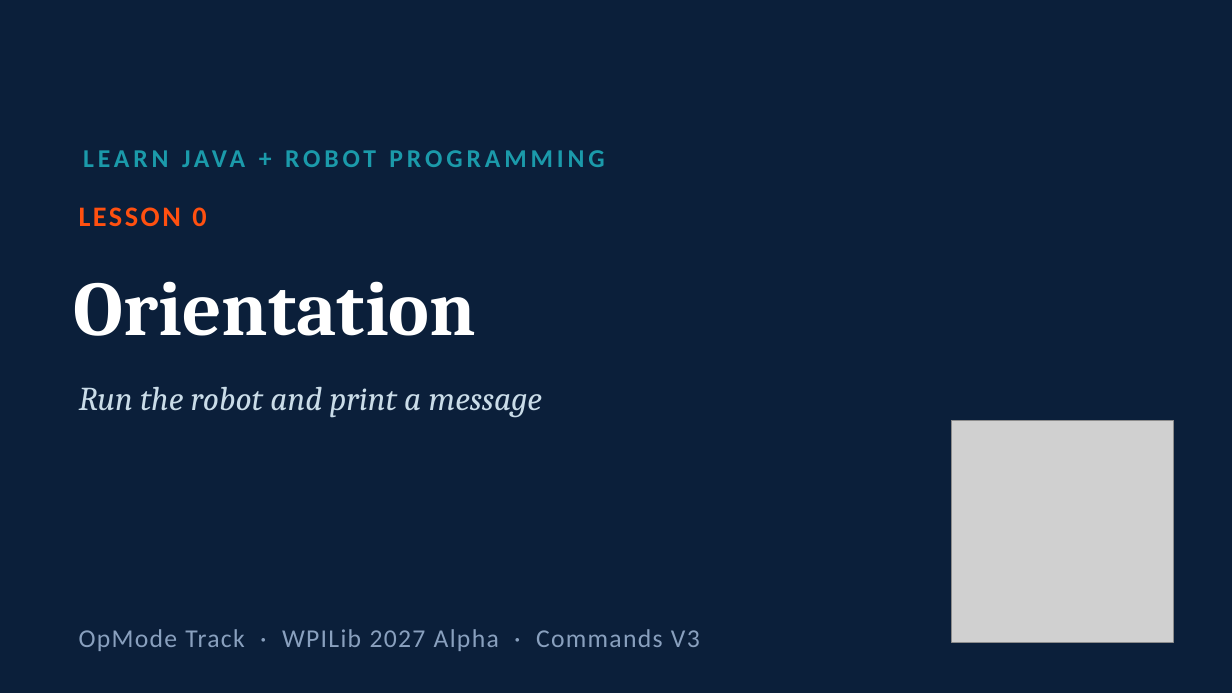
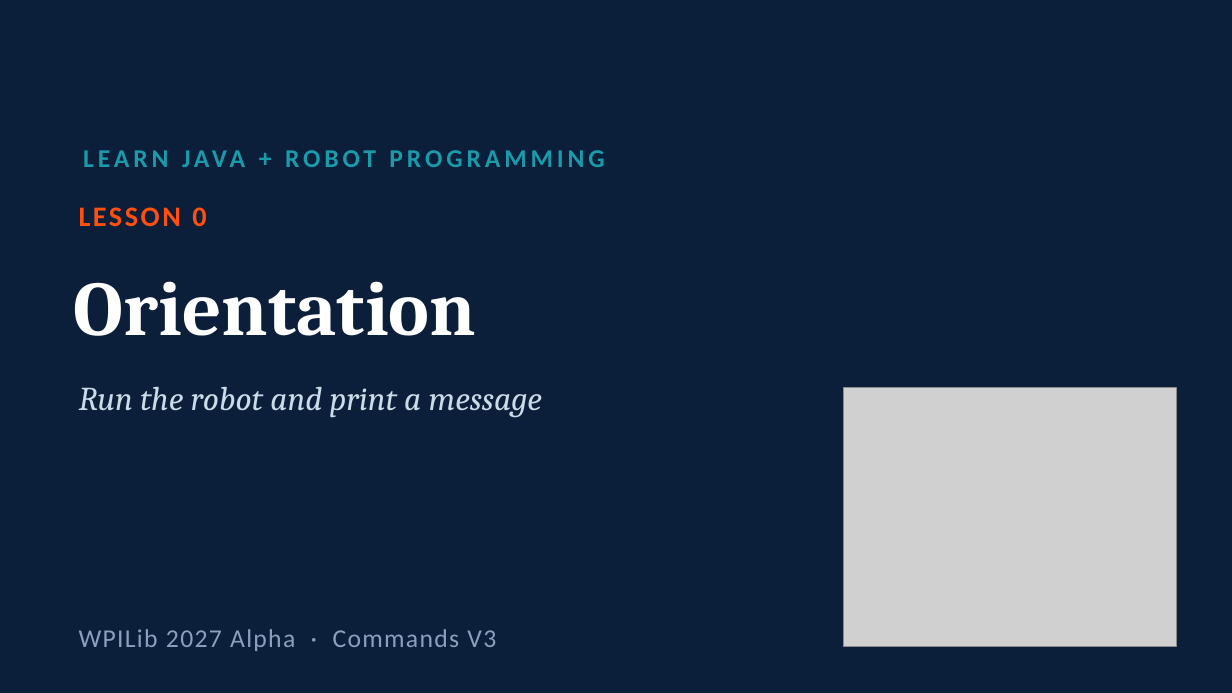
Before and after one commit to FRC5010/BasicRobotLessons, a slide deck: slide 1 of docs/presentations/v3/00-orientation.pptx. Drawn at 1232x693 pixels with LibreOffice and Linux fonts; fonts in the diff are those of the drawing; grey boxes stand for pictures. Boxes give left, top, right and bottom in pixels: in the first picture for what was removed or moved away, otherwise in the second. Text is boxed around its words. In the diff, an @@ line names an element or a change of style, - is before the commit and + after.

```diff
--- a/docs/presentations/v3/00-orientation.pptx
+++ b/docs/presentations/v3/00-orientation.pptx
@@ picture resized from (x1=952, y1=421, x2=1174, y2=642) to (x1=844, y1=387, x2=1177, y2=647) @@
@@ text at (x1=79, y1=629, x2=496, y2=651): text changed @@
-OpMode Track · WPILib 2027 Alpha · Commands V3
+WPILib 2027 Alpha · Commands V3
```
Also in this commit, not shown: 10 other slides changed, 40 other files.
